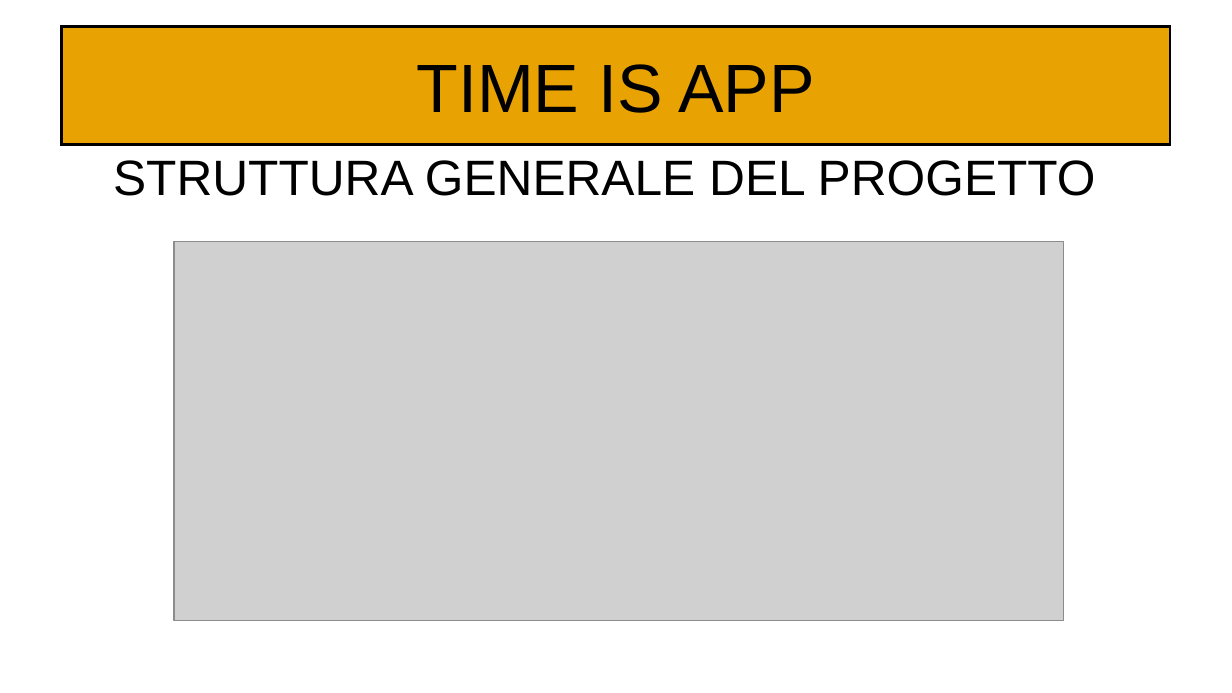
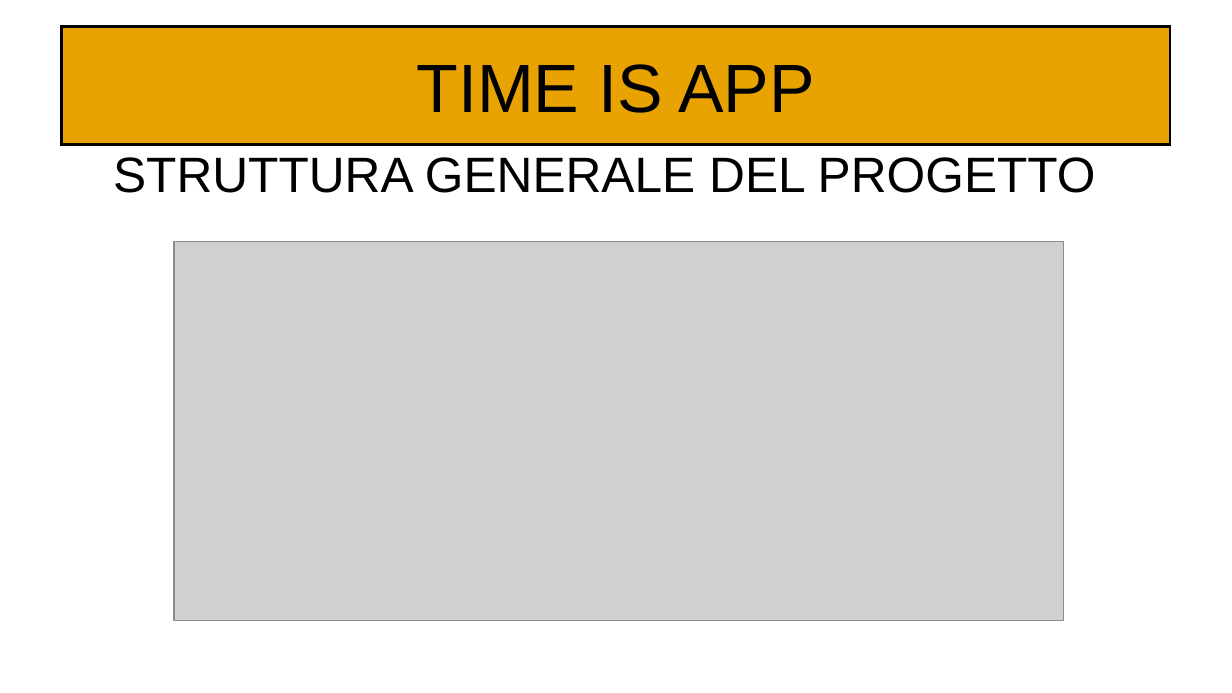
Before and after one commit to Kilne/Progetto_TecWeb, a slide deck: slide 3 of Relazioni/Maiuri.odp. Drawn at 1232x693 pixels with LibreOffice and Linux fonts; fonts in the diff are those of the drawing; grey boxes stand for pictures. Boxes give left, top, right and bottom in pixels: in the first picture for what was removed or moved away, otherwise in the second. Text is boxed around its words. In the diff, an @@ line names an element or a change of style, - is before the commit and + after.

```diff
--- a/Relazioni/Maiuri.odp
+++ b/Relazioni/Maiuri.odp
@@ subtitle "STRUTTURA GENERALE DEL PROGETTO" at bbox=[113, 157, 1096, 193]: line spacing 1 to 0.9; more space between paragraphs @@
```
Also in this commit, not shown: 8 other slides changed, 1 slide added, 1 slide removed.
